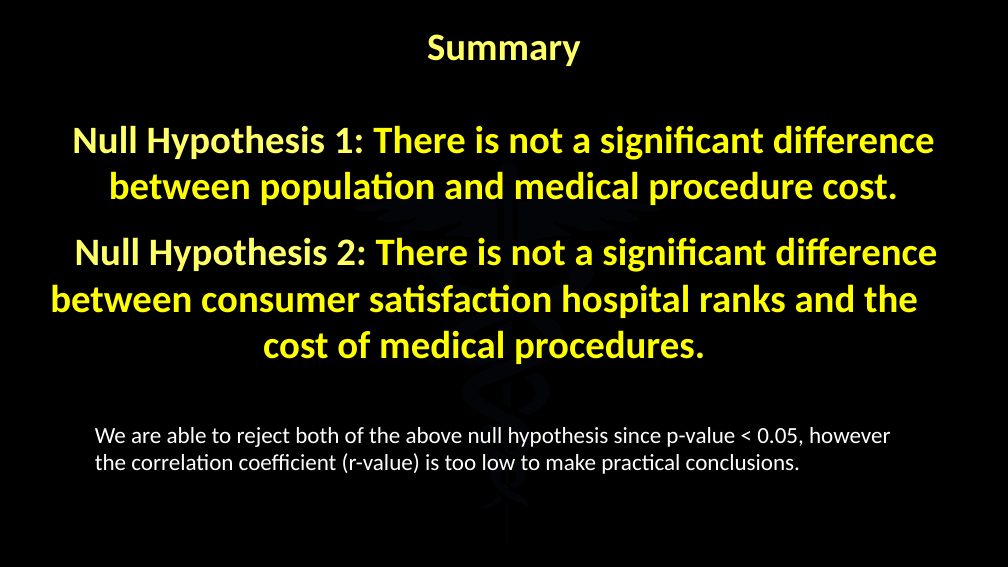
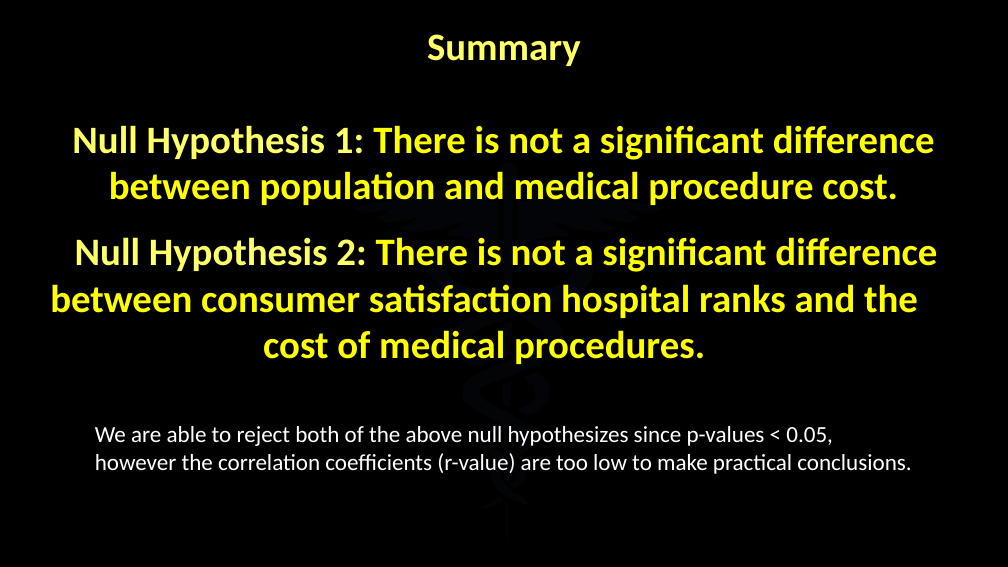
Before and after one commit to BrandinO771/viper_proj_1, a slide deck: slide 21 of _PRESENTATION/healthcare_cost_consitency5.pptx. Drawn at 1008x567 pixels with LibreOffice and Linux fonts; fonts in the diff are those of the drawing; background and template pictures are left out. Boxes give left, top, right and bottom in pixels: in the first picture for what was removed or moved away, otherwise in the second. Text is boxed around its words. In the diff, an @@ line names an element or a change of style, - is before the commit and + after.

Commit message:
Spelling error

```diff
--- a/_PRESENTATION/healthcare_cost_consitency5.pptx
+++ b/_PRESENTATION/healthcare_cost_consitency5.pptx
@@ text at (95, 426, 911, 474): text changed @@
-We are able to reject both of the above null hypothesis since p-value < 0.05, however the correlation coefficient (r-value) is too low to make practical conclusions.
+We are able to reject both of the above null hypothesizes since p-values < 0.05, however the correlation coefficients (r-value) are too low to make practical conclusions.
```
